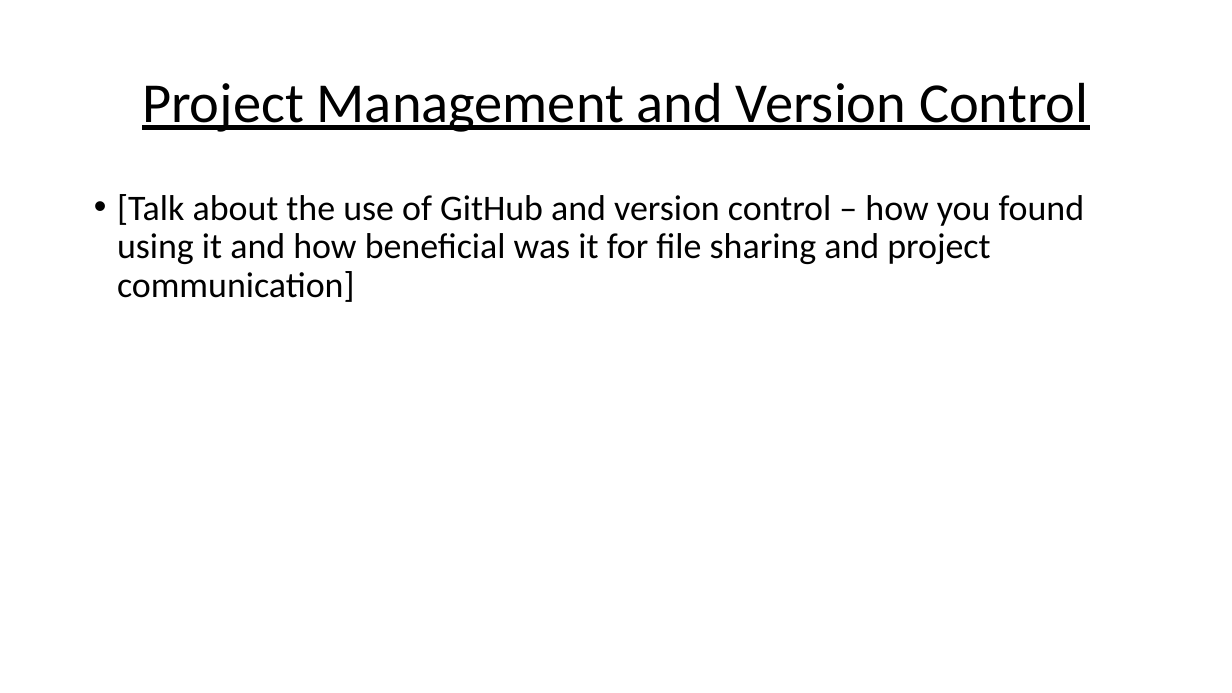
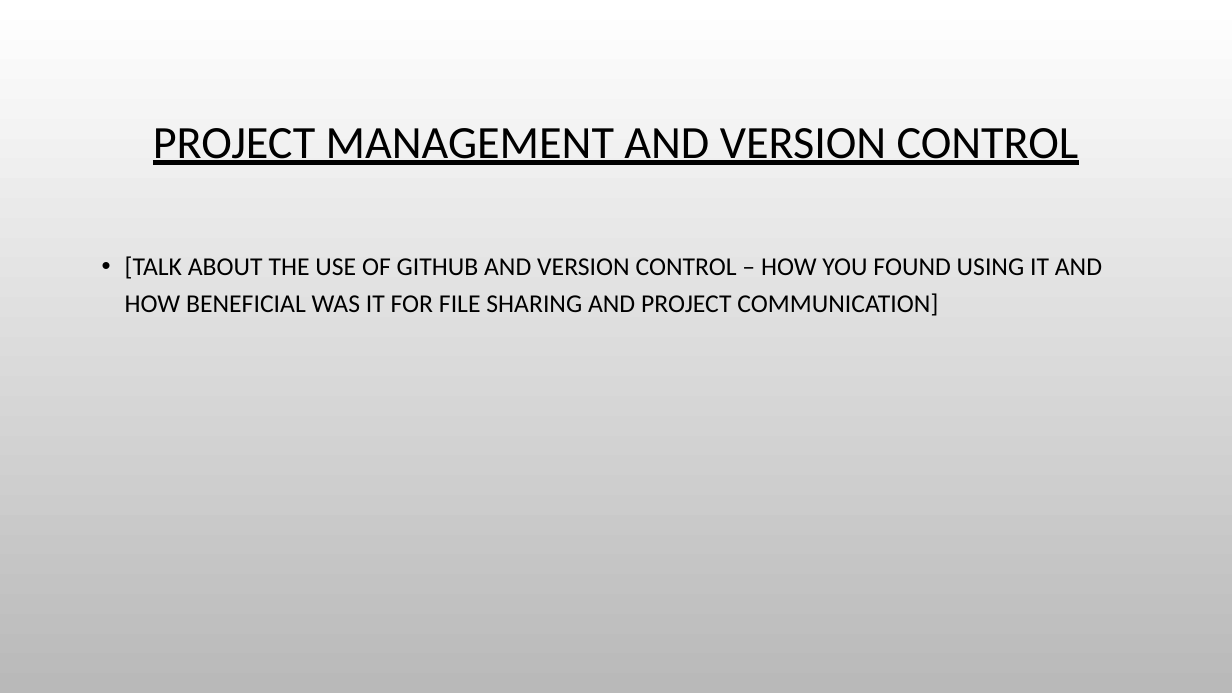
Before and after one commit to chesney85/Year2GameDev, a slide deck: slide 11 of TeamDocs/WordDocs/JelBlob_Presentation_Rough_Idea_Layout.pptx. Drawn at 1232x693 pixels with LibreOffice and Linux fonts; fonts in the diff are those of the drawing; background and template pictures are left out. Boxes give left, top, right and bottom in pixels: in the first picture for what was removed or moved away, otherwise in the second. Text is boxed around its words. In the diff, an @@ line names an element or a change of style, - is before the commit and + after.

```diff
--- a/TeamDocs/WordDocs/JelBlob_Presentation_Rough_Idea_Layout.pptx
+++ b/TeamDocs/WordDocs/JelBlob_Presentation_Rough_Idea_Layout.pptx
@@ background #FFFFFF to picture (left out) @@
@@ title at box(153, 128, 1079, 165): text changed; size 44 to 36 pt @@
-Project Management and Version Control
+PROJECT MANAGEMENT AND VERSION CONTROL
@@ text at box(125, 256, 1102, 316): text changed; size 28 to 20 pt @@
-• [Talk about the use of GitHub and version control – how you found using it and how beneficial was it for file sharing and project communication]
+• [TALK ABOUT THE USE OF GITHUB AND VERSION CONTROL – HOW YOU FOUND USING IT AND HOW BENEFICIAL WAS IT FOR FILE SHARING AND PROJECT COMMUNICATION]
```
Also in this commit, not shown: 12 other slides changed, 2 slides added, 2 slides removed, 1 other file.
